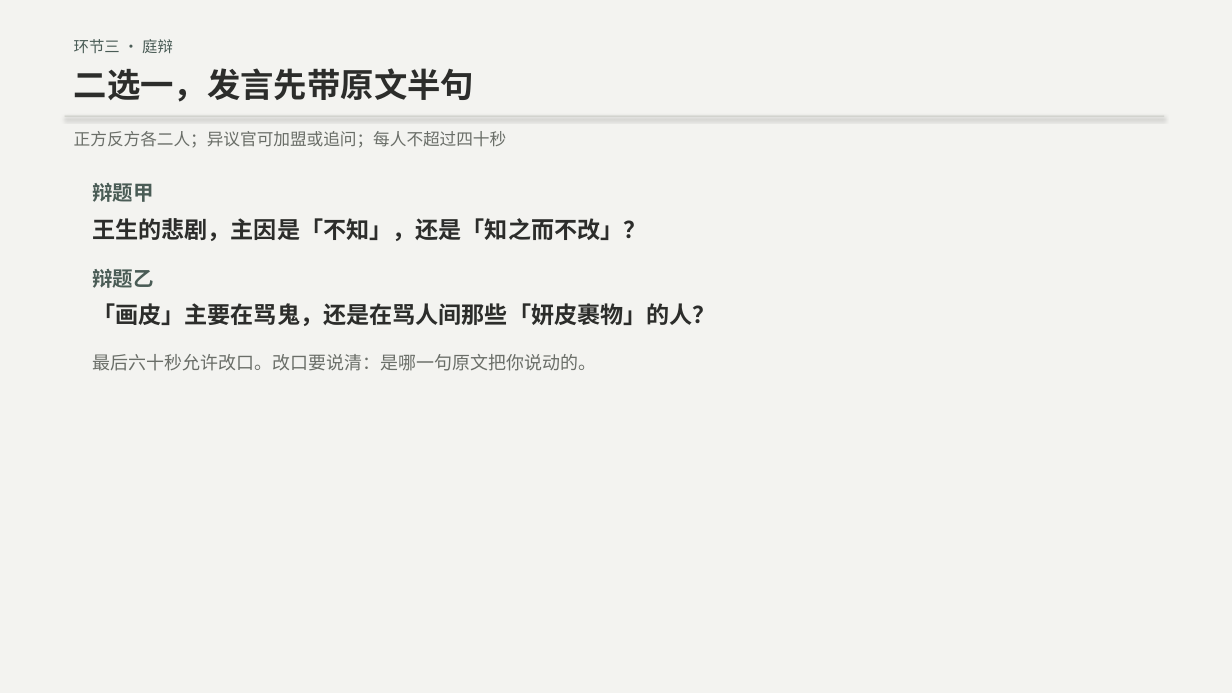
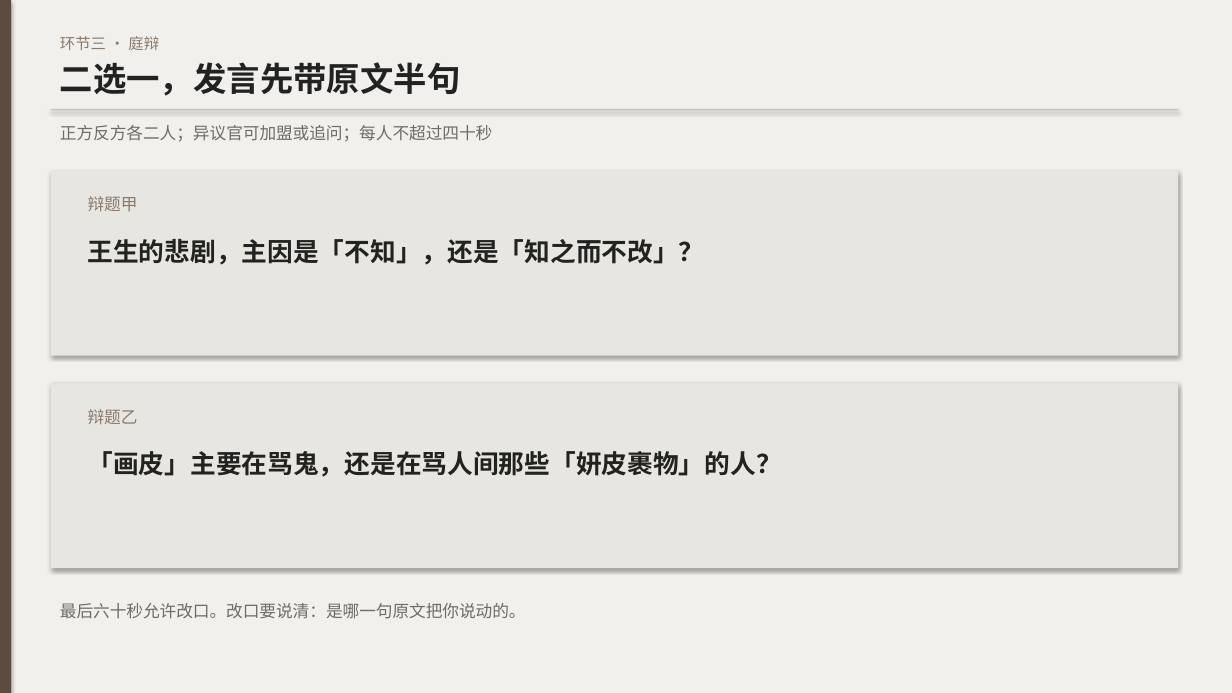
Before and after one commit to cuijinqueen-cyber/IBDP-Chinese-A, a slide deck: slide 10 of HuaPi_OpenClass.pptx (slide 11 before the commit). Drawn at 1232x693 pixels with LibreOffice and Linux fonts; fonts in the diff are those of the drawing. Boxes give left, top, right and bottom in pixels: in the first picture for what was removed or moved away, otherwise in the second. Text is boxed around its words. In the diff, an @@ line names an element or a change of style, - is before the commit and + after.

```diff
--- a/HuaPi_OpenClass.pptx
+++ b/HuaPi_OpenClass.pptx
@@ rectangle at (x1=0, y1=0, x2=1232, y2=693): fill #F3F3F0 to #F1F0EC @@
@@ rectangle added at (x1=0, y1=0, x2=11, y2=693), fill #5C4A3E @@
@@ text "二选一，发言先带原文半句" moved from (x1=74, y1=68, x2=475, y2=102) to (x1=60, y1=62, x2=461, y2=96) @@
@@ text "二选一，发言先带原文半句" at (x1=60, y1=62, x2=461, y2=96): text colour #2C2D2B to #222220 @@
@@ text "环节三 · 庭辩" moved from (x1=74, y1=39, x2=173, y2=53) to (x1=60, y1=36, x2=159, y2=50) @@
@@ text "环节三 · 庭辩" at (x1=60, y1=36, x2=159, y2=50): text colour #4A5C56 to #8A7A6C @@
@@ text "正方反方各二人；异议官可加盟或追问；每人不超过四十秒" moved from (x1=74, y1=131, x2=507, y2=148) to (x1=60, y1=125, x2=493, y2=142) @@
@@ text "正方反方各二人；异议官可加盟或追问；每人不超过四十秒" at (x1=60, y1=125, x2=493, y2=142): text colour #6A6E68 to #6E6C66 @@
@@ rectangle resized from (x1=65, y1=116, x2=1165, y2=116) to (x1=51, y1=109, x2=1178, y2=110) @@
@@ rectangle at (x1=51, y1=109, x2=1178, y2=110): fill #C9CBC4 to #C8C4BC @@
@@ rectangle added at (x1=51, y1=171, x2=1178, y2=356), fill #E8E6E0 @@
@@ text added at (x1=88, y1=196, x2=138, y2=211), 13 pt, text #8A7A6C @@
+辩题甲
@@ text at (x1=92, y1=183, x2=646, y2=288): paragraphs removed @@
-辩题甲
-王生的悲剧，主因是「不知」，还是「知之而不改」？
-辩题乙
@@ text added at (x1=88, y1=239, x2=705, y2=265), 20 pt, text #222220, bold @@
+王生的悲剧，主因是「不知」，还是「知之而不改」？
@@ text at (x1=92, y1=354, x2=596, y2=371): paragraph removed @@
-最后六十秒允许改口。改口要说清：是哪一句原文把你说动的。
@@ rectangle added at (x1=51, y1=384, x2=1178, y2=568), fill #E8E6E0 @@
@@ text added at (x1=88, y1=409, x2=138, y2=424), 13 pt, text #8A7A6C @@
+辩题乙
@@ text "「画皮」主要在骂鬼，还是在骂人间那些「妍皮裹物」的人？" moved from (x1=92, y1=183, x2=716, y2=371) to (x1=88, y1=451, x2=782, y2=477) @@
@@ text "「画皮」主要在骂鬼，还是在骂人间那些「妍皮裹物」的人？" at (x1=88, y1=451, x2=782, y2=477): size 18 to 20 pt, text colour #2C2D2B to #222220; less space between paragraphs @@
@@ text added at (x1=60, y1=603, x2=526, y2=619), 13 pt, text #6E6C66 @@
+最后六十秒允许改口。改口要说清：是哪一句原文把你说动的。
```
Also in this commit, not shown: 13 other slides changed, 1 slide removed, 3 other files.
